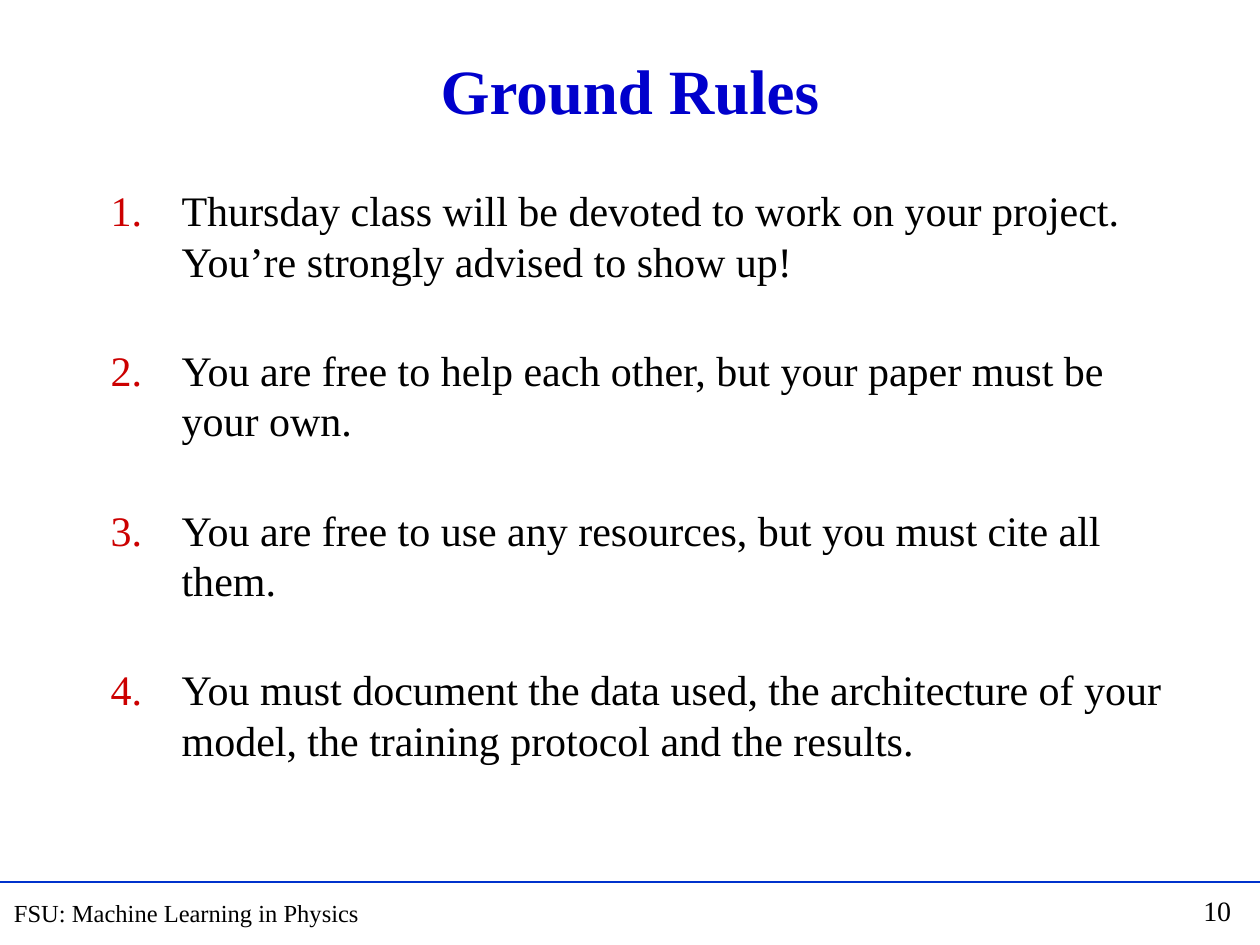
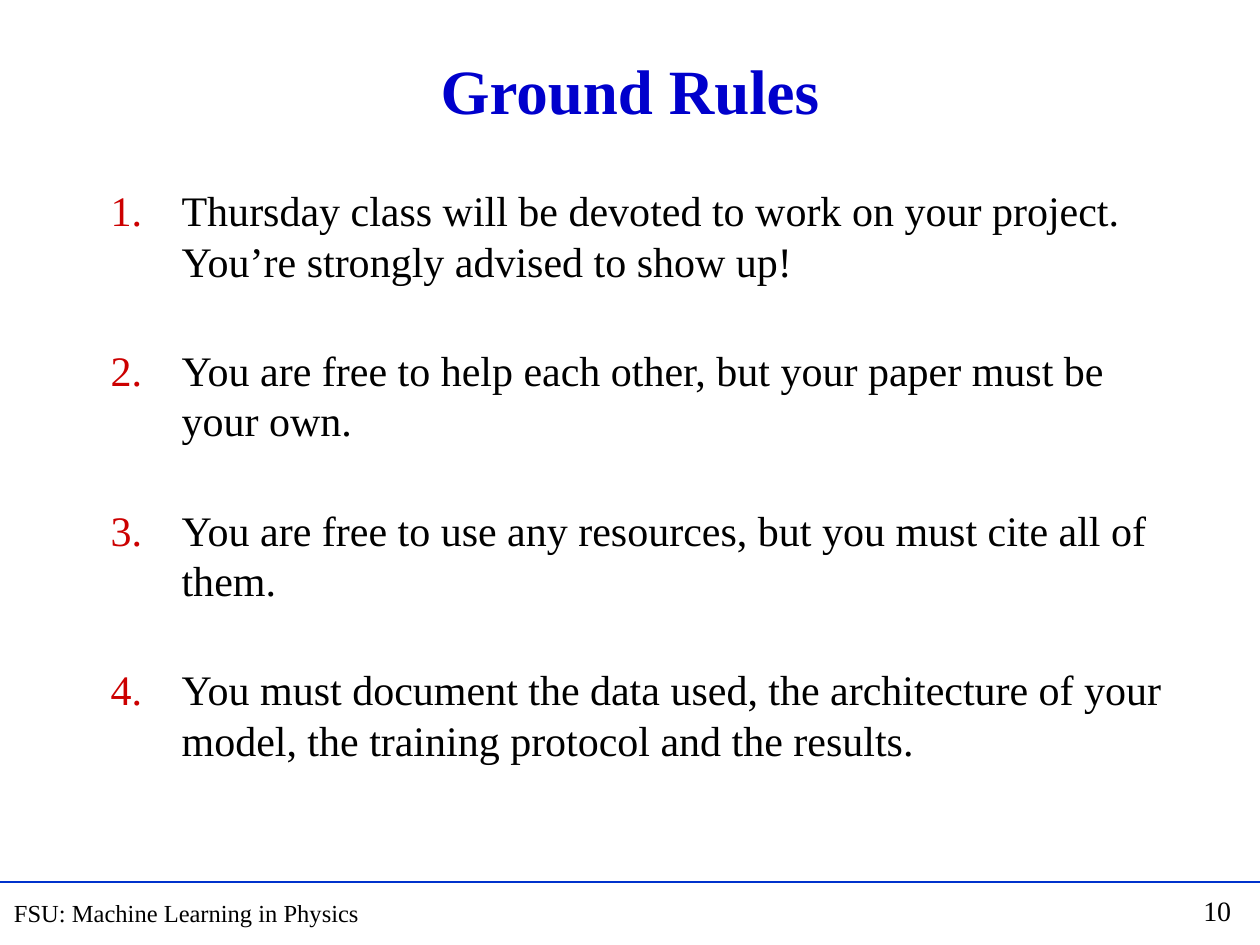
Before and after one commit to hbprosper/MLinPhysics, a slide deck: slide 10 of Lectures/Week09/Projects.pptx. Drawn at 1260x945 pixels with LibreOffice and Linux fonts; fonts in the diff are those of the drawing. Boxes give left, top, right and bottom in pixels: in the first picture for what was removed or moved away, otherwise in the second. Text is boxed around its words. In the diff, an @@ line names an element or a change of style, - is before the commit and + after.

```diff
--- a/Lectures/Week09/Projects.pptx
+++ b/Lectures/Week09/Projects.pptx
@@ text at <box>182,516,1146,597</box>: text changed @@
-3. You are free to use any resources, but you must cite all them.
+3. You are free to use any resources, but you must cite all of them.
```
Also in this commit, not shown: 23 other files.
